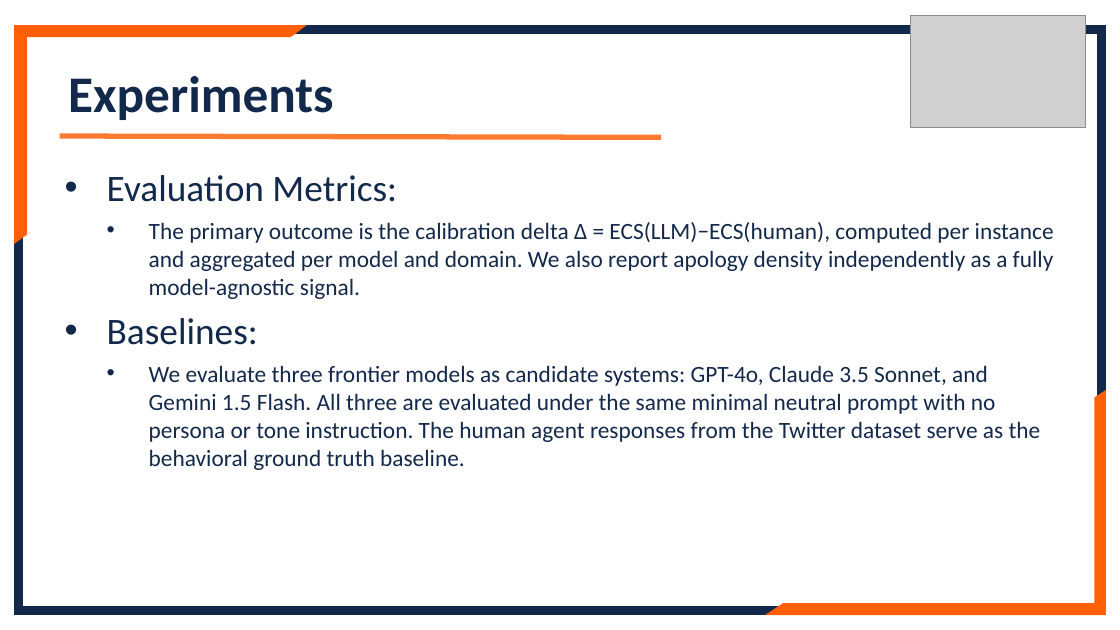
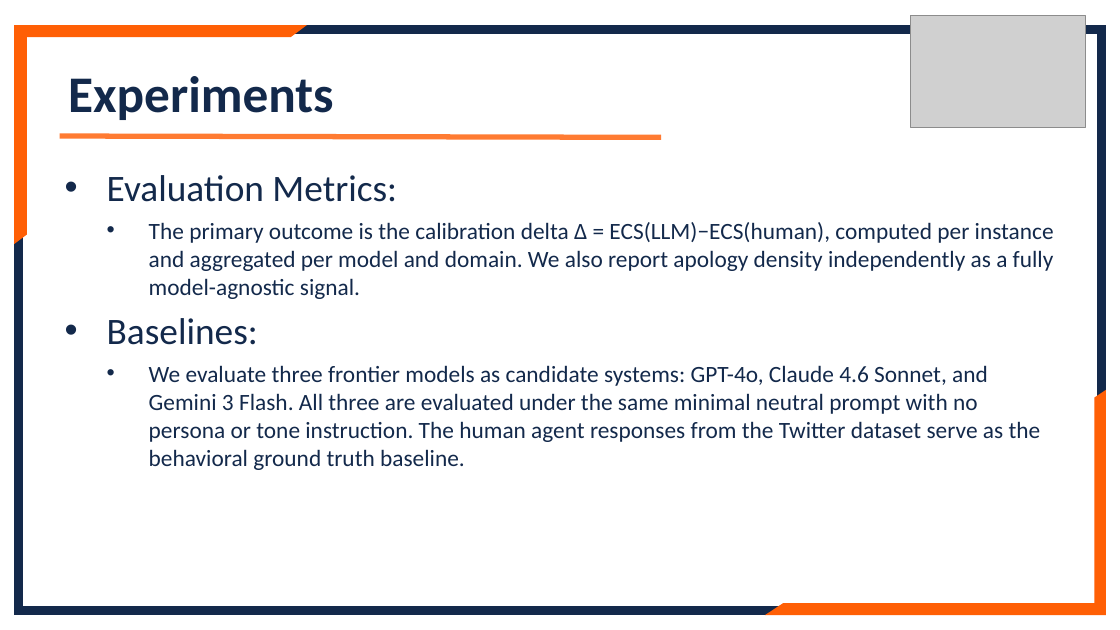
Before and after one commit to lennylin1998/ecs-llm, a slide deck: slide 11 of src/Files/Final_ppt.pptx (slide 12 before the commit). Drawn at 1120x630 pixels with LibreOffice and Linux fonts; fonts in the diff are those of the drawing; grey boxes stand for pictures. Boxes give left, top, right and bottom in pixels: in the first picture for what was removed or moved away, otherwise in the second. Text is boxed around its words. In the diff, an @@ line names an element or a change of style, - is before the commit and + after.

```diff
--- a/src/Files/Final_ppt.pptx
+++ b/src/Files/Final_ppt.pptx
@@ text at [149, 365, 1041, 470]: text changed @@
-  • We evaluate three frontier models as candidate systems: GPT-4o, Claude 3.5 Sonnet, and Gemini 1.5 Flash. All three are evaluated under the same minimal neutral prompt with no persona or tone instruction. The human agent responses from the Twitter dataset serve as the behavioral ground truth baseline.
+  • We evaluate three frontier models as candidate systems: GPT-4o, Claude 4.6 Sonnet, and Gemini 3 Flash. All three are evaluated under the same minimal neutral prompt with no persona or tone instruction. The human agent responses from the Twitter dataset serve as the behavioral ground truth baseline.
```
Also in this commit, not shown: 4 other slides changed, 6 slides added, 2 slides removed, 5 other files.
